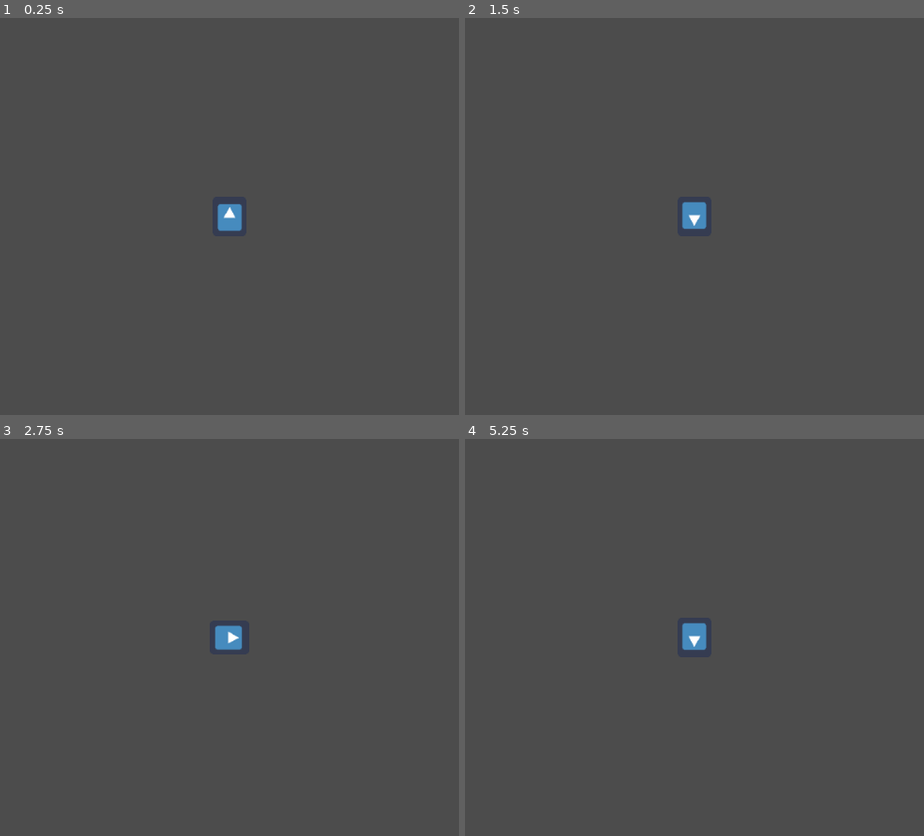
Above: before the commit, frames 1-4 (two rows, left to right).
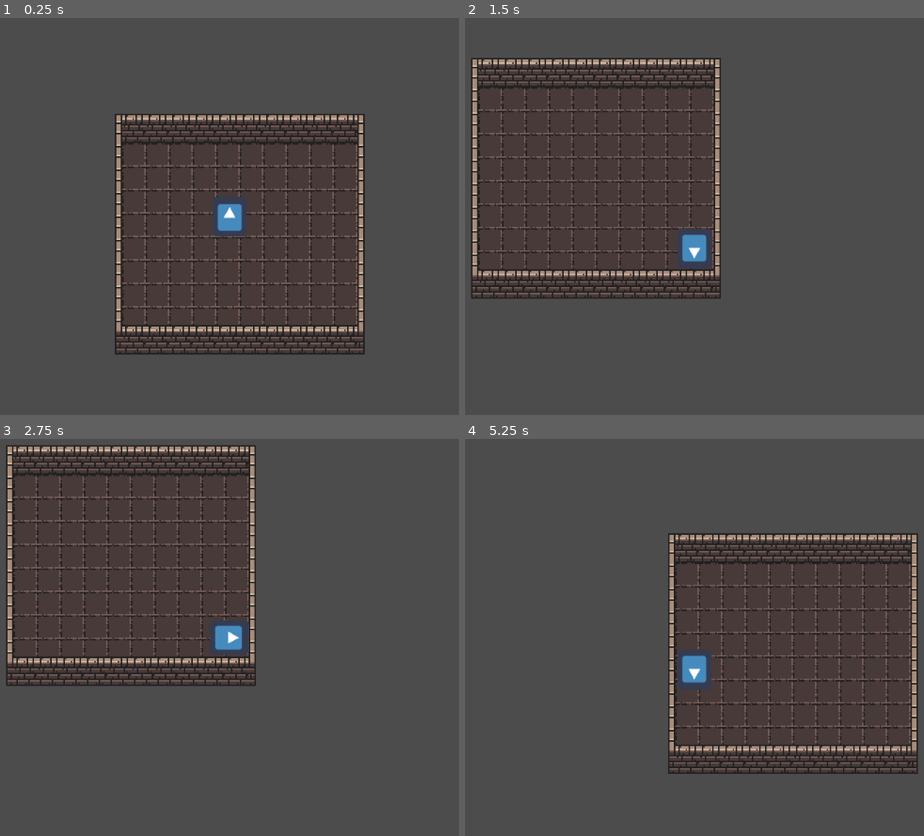
Above: after the commit, the same moments.

Repository: CreeperODeath/rydot
Game: Godot game, scene res://World.tscn
Two runs of this game, one before a commit and one after it. Both use one fixed random seed, a clock stepped at 60 frames per second and the inputs below. Before the commit the project starts from res://Player.tscn. The engine's default icon, where the game draws it, is replaced by a stand-in: a white triangle on a blue panel in a dark square.
Inputs:
- Up to frame 1 (0.25 s): no input
- Up to frame 2 (1.5 s): tap Enter at 0.5 s; hold D (move_right) 0.53-1.28 s; tap E (E) at 0.6, 1.35 s; hold S (move_down) from 1.28 s (still down)
- Up to frame 3 (2.75 s): release S (move_down) at 2.03 s; hold D (move_right) from 2.03 s (still down); tap E (E) at 2.1 s
- Up to frame 4 (5.25 s): tap Space at 2.75 s; release D (move_right) at 2.78 s; hold W (move_up) 2.78-3.53 s; tap E (E) every 0.75 s from 2.85 to 5.1 s; hold A (move_left) 3.53-5.03 s; tap Enter at 5 s; hold S (move_down) from 5.03 s (still down)

The runs differ from the first frame. In frame 1, 11% of the frame differs, in the area x 25-80%, y 24-85%; in frame 2, 11%; in frame 3, 10%; in frame 4, 11%.

Commit message:
a

Diff:
--- a/Player.tscn
+++ b/Player.tscn
@@ -19,3 +19,5 @@
 [node name="Camera2D" type="Camera2D" parent="."]
 current = true
 zoom = Vector2( 0.5, 0.5 )
+smoothing_enabled = true
+smoothing_speed = 10.0
--- a/project.godot
+++ b/project.godot
@@ -11,7 +11,7 @@
 [application]
 
 config/name="Rydot"
-run/main_scene="res://Player.tscn"
+run/main_scene="res://World.tscn"
 config/icon="res://icon.png"
 
 [gui]
